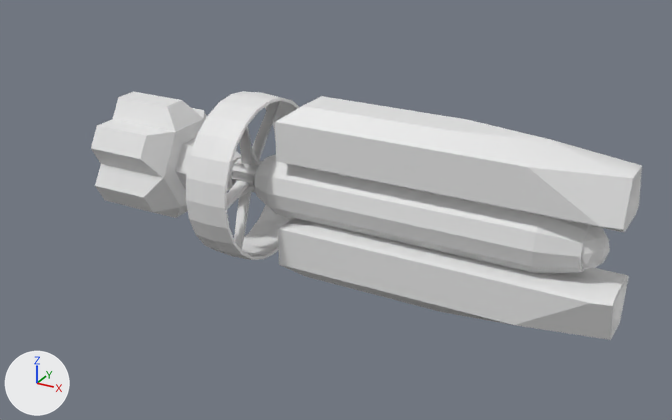
The Blender file Assets/Blockouts/magdoracruise.blend as it was, and as the next commit left it.
Before and after are seen from a camera (50 mm lens) standing at (14.85, -22.56, 10.73) and looking at (2.36, 0.16, -0.63). Every picture has the same lights, and +X, +Y and +Z are marked at lower left.

Names of what the first picture shows: 'CnC', 'Cylinder', 'EngineBlock', 'MissionBlock', 'Ring', 'RingStrut', 'SensorNode'.
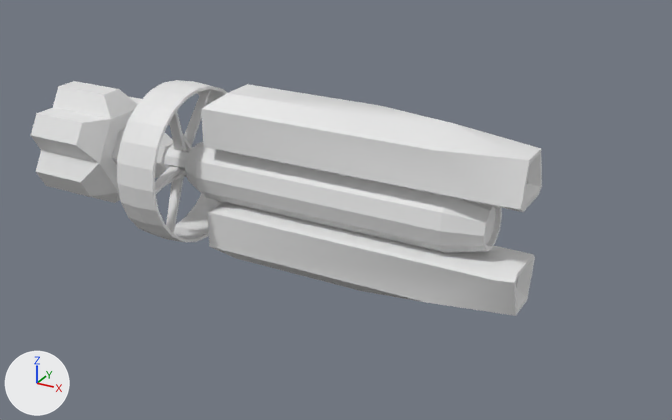
ob_empty is not drawn itself; it is the parent of ob_cylinder.

Where the newer file only moved an object's origin or applied its transform, the numbers keep the older frame.

Pixel boxes [x1, y1, x2, y2] of what changed, in the pictures (672 x 420 px):
'MissionBlock', reshaped, moved, modifiers changed, rescaled, turned
    before: [275, 96, 642, 340]
    after: [201, 84, 542, 316]
'CnC', reshaped, moved, turned, rescaled
    before: [255, 154, 590, 273]
    after: [185, 142, 502, 253]
'Cylinder', moved, rescaled
    before: [91, 92, 207, 218]
    after: [31, 81, 142, 203]
'Ring', mesh moved
    before: [186, 91, 300, 260]
    after: [117, 80, 228, 242]
'RingStrut', reshaped, moved, turned, modifiers changed
    before: [227, 101, 291, 250]
    after: [155, 90, 223, 234]
'EngineBlock', moved, rescaled (7% narrower, 7% shorter)
    before: [175, 138, 241, 191]
    after: [112, 129, 173, 178]
'SensorNode', mesh moved, reshaped (not visible afterwards)
    before: [581, 226, 610, 269]

The change, as a diff of the scene's bpy script:
```diff
--- a/Assets/Blockouts/magdoracruise.blend.py
+++ b/Assets/Blockouts/magdoracruise.blend.py
@@ me_cube_001 @@
 me_cube_001.from_pydata(...)  # 40 vertices, 37 faces; spans x -1.0..1.0, y -1.0..1.0, z -0.85..1.0
 # used by ob_missionblock; location = (6.0, 0.0, 1.75); scale = (5.0, 1.0, 1.0)
+# me_cube_001 part 1: the whole mesh is scaled about its middle by (5, 1, 1), then moved by (3.39, 0.0, 1.75)
@@ me_cylinder_004 @@
 me_cylinder_004.from_pydata(...)  # 72 vertices, 62 faces; spans x -1.0..1.0, y -1.0..1.0, z -1.0..1.0
 # used by ob_cnc; location = (5.0, 0.0, 0.0); rotation_euler = (0.0, 1.571, 0.0), in degrees (0, 90, 0); scale = (1.0, 1.0, 5.0)
+# me_cylinder_004 part 2: the whole mesh is multiplied about its middle by the matrix ((0.0, 0.0, 5.0), (0.0, 1.0, 0.0), (-1.0, 0.0, 0.0)), then moved by (2.39, 0.0, 0.0)
@@ me_torus @@
 me_torus.from_pydata(...)  # 144 vertices, 144 faces; spans x -2.6..2.6, y -2.6..2.6, z -0.35..0.35
 # used by ob_ring; location = (-0.5, 0.0, 0.0); rotation_euler = (0.0, 1.571, 0.0), in degrees (0, 90, 0); scale = (1.0, 1.0, 2.0)
+# me_torus part 3: the whole mesh is moved by (0.0, 0.0, -1.31)
@@ me_cylinder_005 @@
 # used by ob_ringstrut; location = (-0.5, 0.0, 0.0); rotation_euler = (0.0, 1.571, 0.0), in degrees (0, 90, 0)
-me_cylinder_005.from_pydata(...)  # 162 vertices, 159 faces; spans x -2.28..2.01, y -2.48..1.0, z -0.85..0.5
+me_cylinder_005.from_pydata(...)  # 176 vertices, 179 faces; spans x -3.96..-2.61, y -2.48..2.48, z -2.01..2.28
+# me_cylinder_005 part 4: 162 vertices removed from x -2.28..2.01, y -2.48..1.0, z -0.85..0.5; 176 vertices added at x -3.96..-2.61, y -2.48..2.48, z -2.01..2.28
@@ me_icosphere_001 @@
 me_icosphere_001.from_pydata(...)  # 42 vertices, 80 faces; spans x -0.476..0.476, y -0.5..0.5, z -0.5..0.5
 # used by ob_sensornode; parent = ob_cnc; location = (9.954, 0.0, 0.0); rotation_euler = (0.0, 1.571, 1.571), in degrees (0, 90, 90); scale = (1.25, 1.25, 1.25)
+# me_icosphere_001 part 5: the whole mesh is moved by (0.0, 2.091, 0.0)
@@ ob_missionblock @@
 ob_missionblock = bpy.data.objects.new('MissionBlock', me_cube_001)
-ob_missionblock.location = (6.0, 0.0, 1.75)
-ob_missionblock.scale = (5.0, 1.0, 1.0)
+ob_missionblock.location = (0.0, 0.0, 0.0)
 _m = ob_missionblock.modifiers.new('Mirror', 'MIRROR')
+_m.use_axis = (False, False, True)
 _m.mirror_object = ob_cnc
@@ ob_cnc @@
 ob_cnc = bpy.data.objects.new('CnC', me_cylinder_004)
-ob_cnc.location = (5.0, 0.0, 0.0)
-ob_cnc.rotation_euler = (0.0, 1.571, 0.0)  # degrees (0, 90, 0)
-ob_cnc.scale = (1.0, 1.0, 5.0)
+ob_cnc.location = (0.0, 0.0, 0.0)
@@ ob_ringstrut @@
 ob_ringstrut = bpy.data.objects.new('RingStrut', me_cylinder_005)
-ob_ringstrut.location = (-0.5, 0.0, 0.0)
-ob_ringstrut.rotation_euler = (0.0, 1.571, 0.0)  # degrees (0, 90, 0)
-_m = ob_ringstrut.modifiers.new('Mirror', 'MIRROR')
-_m.use_axis = (False, True, False)
-_m.mirror_object = ob_ring
+ob_ringstrut.location = (0.0, 0.0, 0.0)
@@ ob_engineblock @@
 ob_engineblock = bpy.data.objects.new('EngineBlock', me_cylinder_007)
-ob_engineblock.location = (-2.8, 0.0, 0.0)
-ob_engineblock.scale = (1.0, 1.2, 1.2)
+ob_engineblock.location = (0.0, 0.0, 0.0)
@@ ob_empty @@
 ob_empty.parent = ob_engineblock
-ob_empty.matrix_parent_inverse = Matrix(((1.0, 0.0, 0.0, 2.975), (0.0, 0.833, 0.0, 0.0), (0.0, 0.0, 0.833, 0.0), (0.0, 0.0, 0.0, 1.0)))
-ob_empty.location = (-4.582, 0.0, 0.0)
+ob_empty.location = (-7.02, 0.0, 0.0)
 ob_empty.rotation_euler = (1.047, 0.0, 0.0)  # degrees (60, 0, 0)
```
